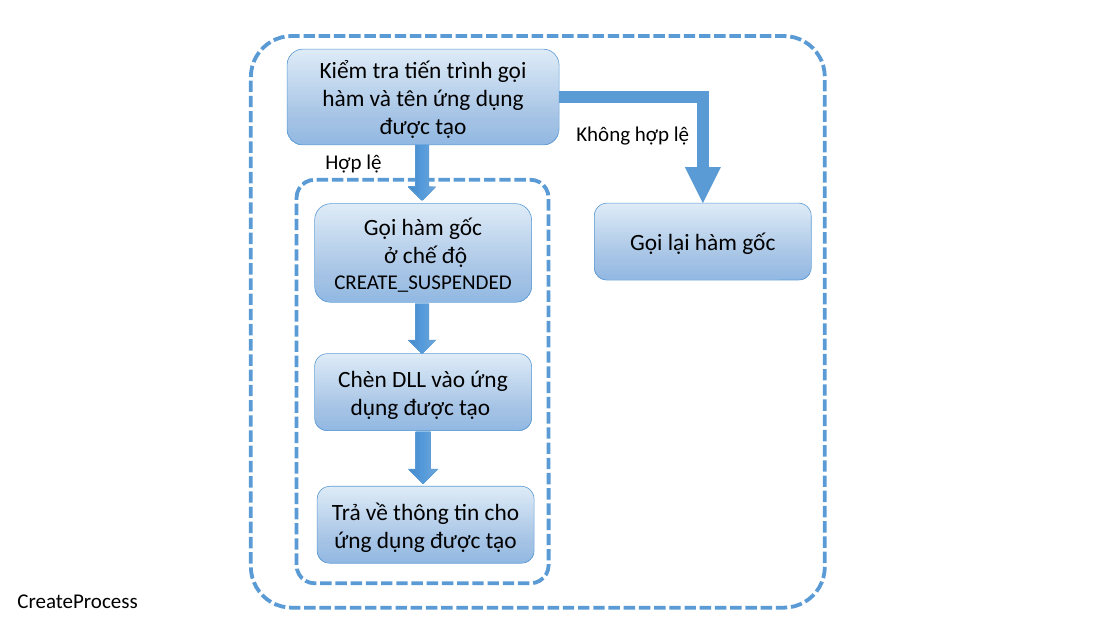
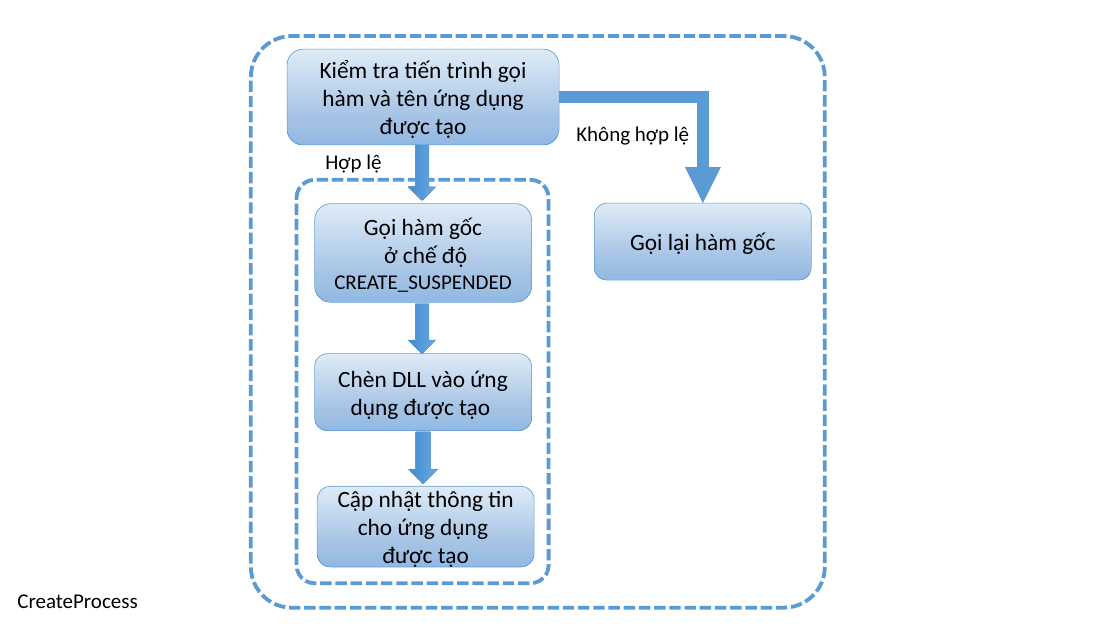
Before and after one commit to dotrungduchd/LUANVAN, a slide deck: slide 21 of Document/SODO.pptx. Drawn at 1120x630 pixels with LibreOffice and Linux fonts; fonts in the diff are those of the drawing. Boxes give left, top, right and bottom in pixels: in the first picture for what was removed or moved away, otherwise in the second. Text is boxed around its words. In the diff, an @@ line names an element or a change of style, - is before the commit and + after.

```diff
--- a/Document/SODO.pptx
+++ b/Document/SODO.pptx
@@ text in rounded rectangle at (338,490,513,570): text changed @@
-Trả về thông tin cho ứng dụng được tạo
+Cập nhật thông tin cho ứng dụng
+được tạo
```
Also in this commit, not shown: 2 other slides changed, 4 slides added, 4 other files.
